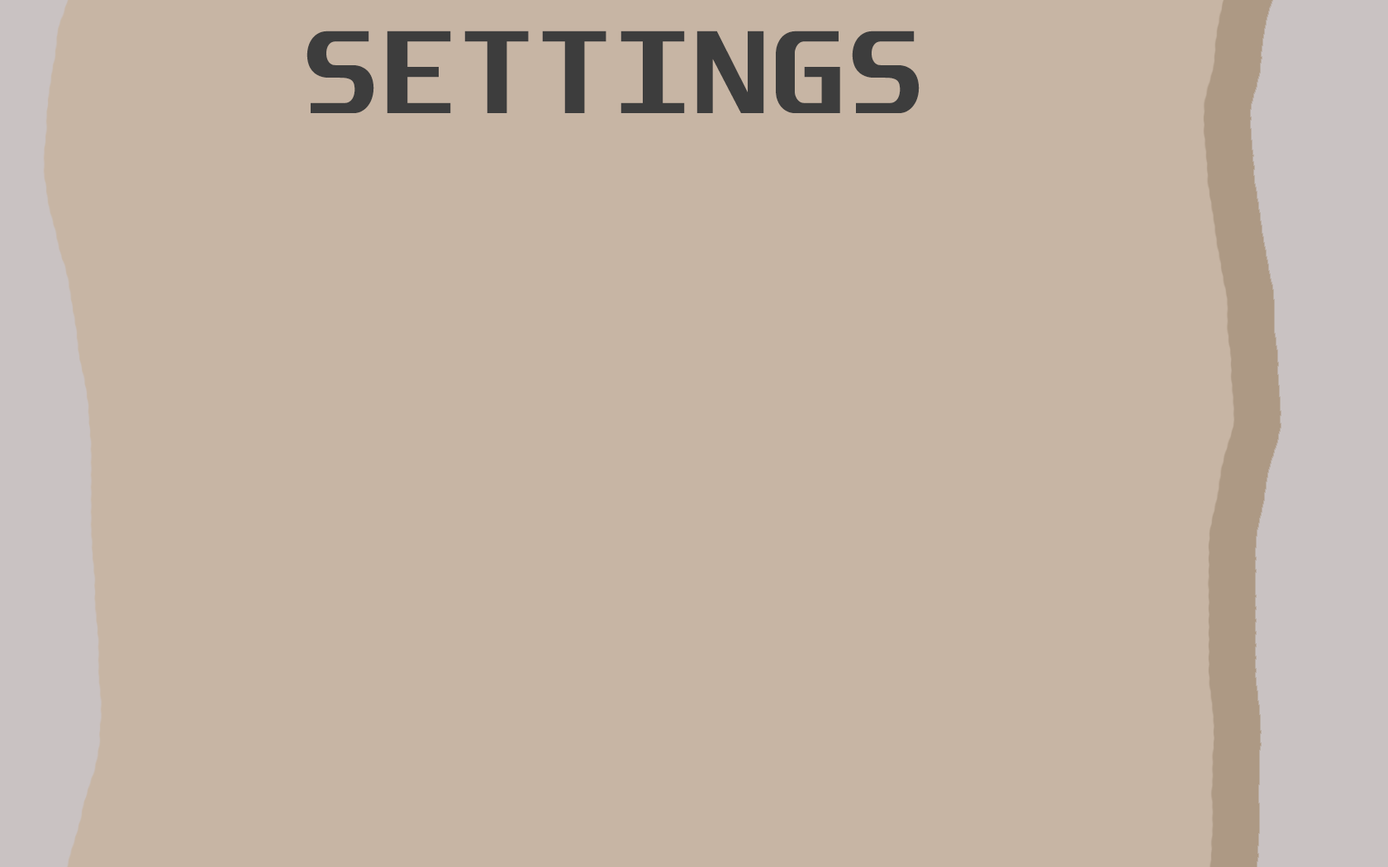
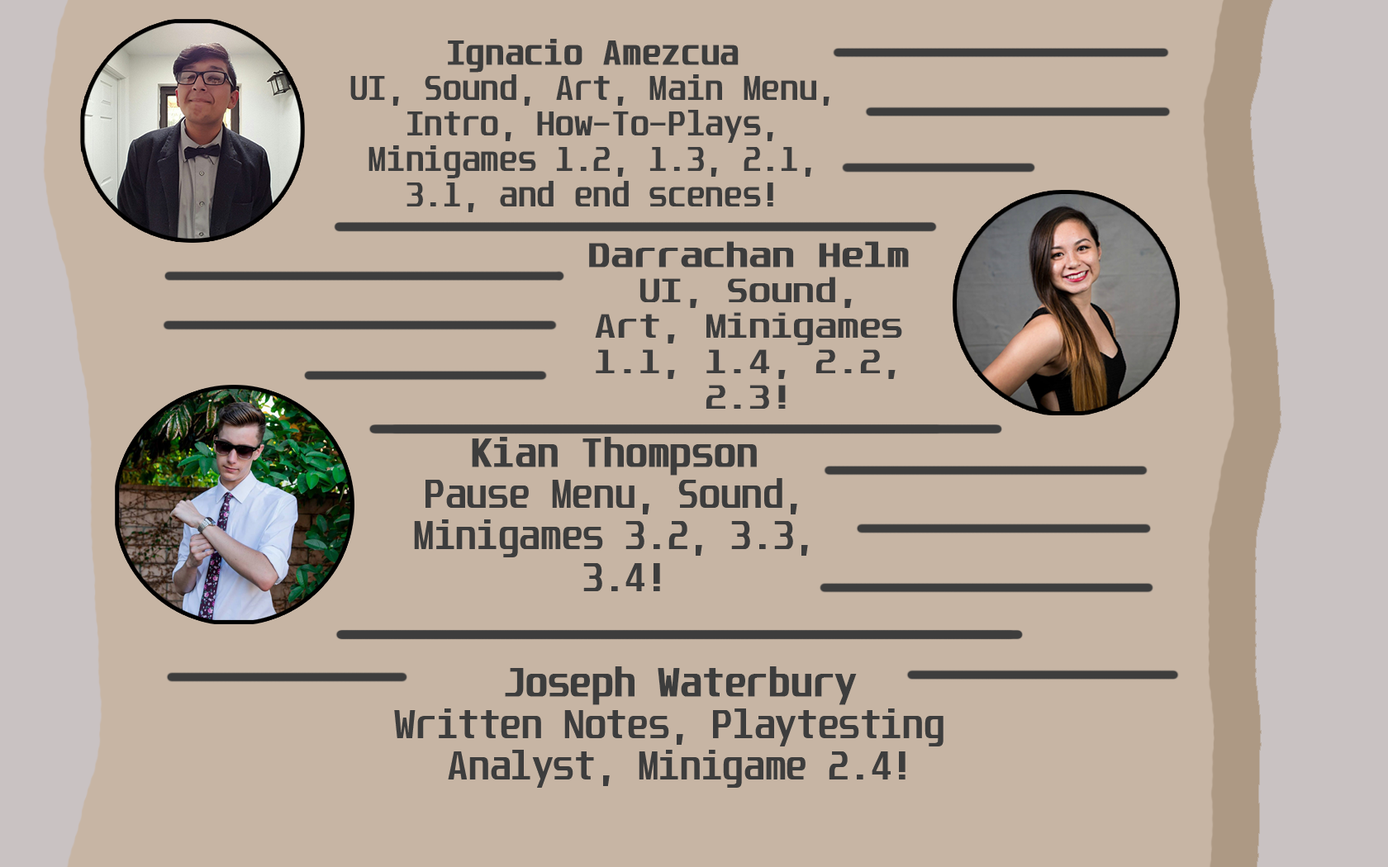
Revision of a layered 1388×867 image; what changed, layer by layer:
added layer "Darrachan Helm UI, Sound, Art, Minigames 1.1, 1.4, 2.2, 2.3!" above "Layer 2" over [588, 241, 909, 409]
added layer "Layer 2" above "Kian Thompson Pause Menu, Sound, Minigames 3.2, 3.3, 3.4!" over [956, 194, 1176, 412]
added layer "Kian Thompson Pause Menu, Sound, Minigames 3.2, 3.3, 3.4!" above "Layer 3" over [413, 436, 808, 592]
added layer "Layer 3" above "Joseph Waterbury Written Notes, Playtesting Analyst, Minigame" over [118, 389, 351, 621]
added layer "Joseph Waterbury Written Notes, Playtesting Analyst, Minigame" above "1509302_967978276547145_2187035552233033454_n" over [393, 666, 944, 788]
added layer "1509302_967978276547145_2187035552233033454_n" above "Ignacio Amezcua UI, Sound, Art, Main Menu, Intro, How-To-Plays," over [84, 23, 301, 239]
added layer "Ignacio Amezcua UI, Sound, Art, Main Menu, Intro, How-To-Plays," above "Credits!" over [350, 38, 830, 213]
renamed "SETTINGS" to "Credits!", hid it, painted on it over [306, 30, 920, 114]
painted on "Background" over [161, 47, 1179, 684]
